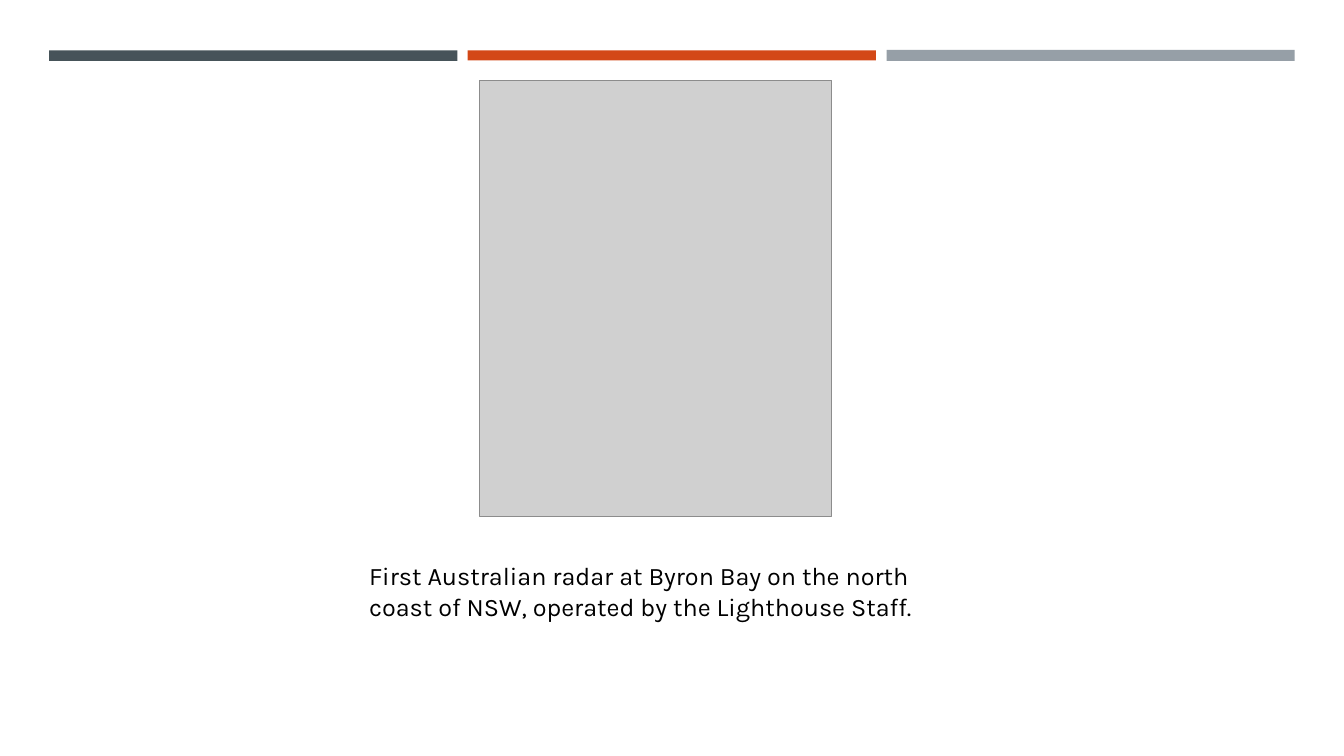
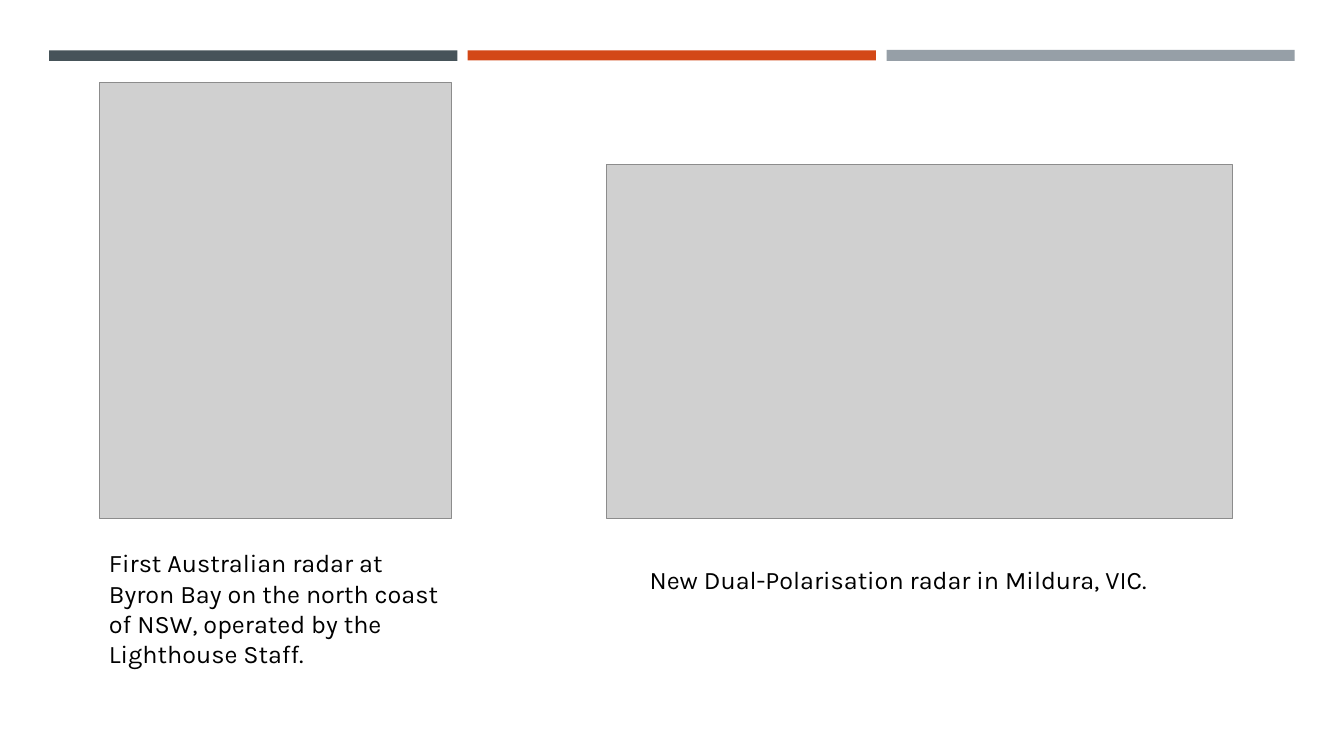
Before and after one commit to vlouf/ICSHMO_2022, a slide deck: slide 8 of 01 - Introduction/Part 1 - Radar general concepts.pptx (slide 7 before the commit). Drawn at 1344x756 pixels with LibreOffice and Linux fonts; fonts in the diff are those of the drawing; grey boxes stand for pictures. Boxes give left, top, right and bottom in pixels: in the first picture for what was removed or moved away, otherwise in the second. Text is boxed around its words. In the diff, an @@ line names an element or a change of style, - is before the commit and + after.

Commit message:
Update pptx

```diff
--- a/01 - Introduction/Part 1 - Radar general concepts.pptx
+++ b/01 - Introduction/Part 1 - Radar general concepts.pptx
@@ picture: place and size @@
-picture at box(480, 81, 832, 517)
+picture at box(99, 83, 451, 519)
@@ picture added at box(607, 164, 1233, 518) @@
@@ text "First Australian radar at Byron ..." rewrapped from box(369, 567, 911, 622) to box(109, 554, 438, 670) @@
@@ text added at box(650, 571, 1146, 592), 18 pt, text #000000 @@
+New Dual-Polarisation radar in Mildura, VIC.
```
Also in this commit, not shown: 2 other slides changed, 3 slides added, 3 other files.
